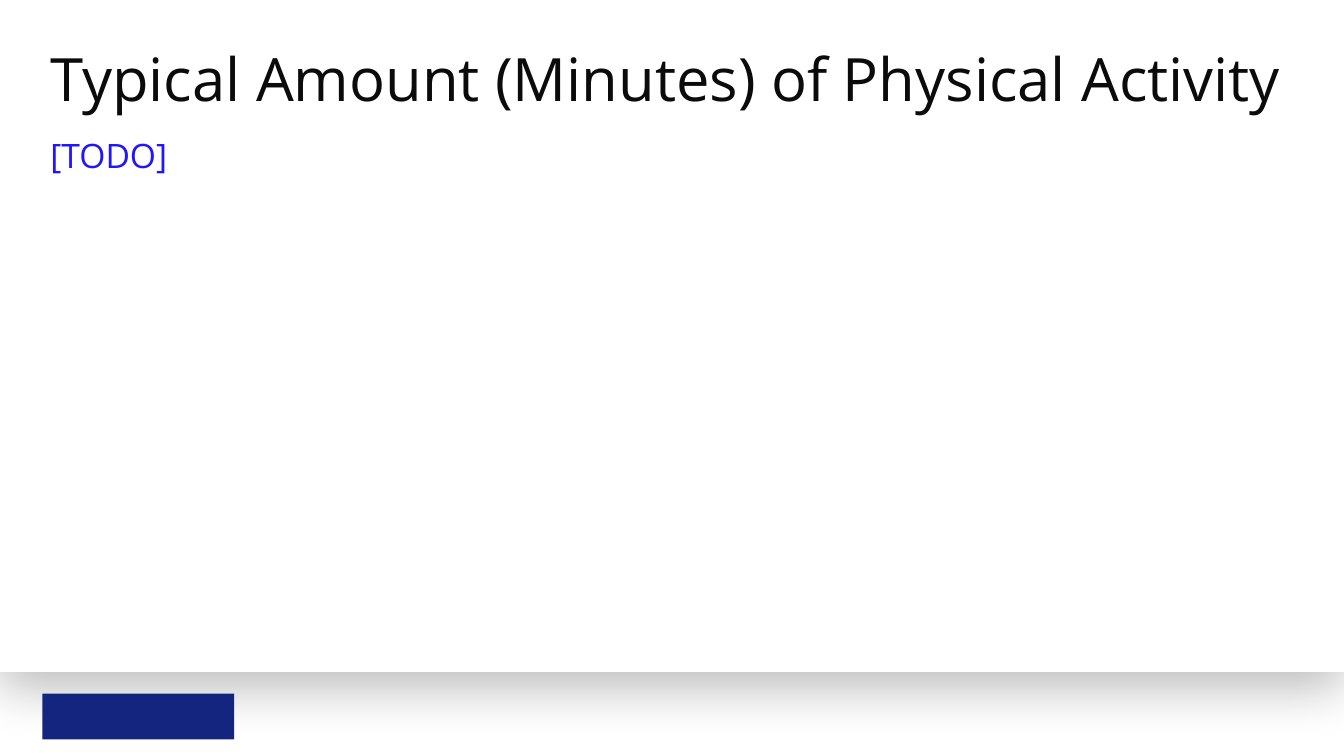
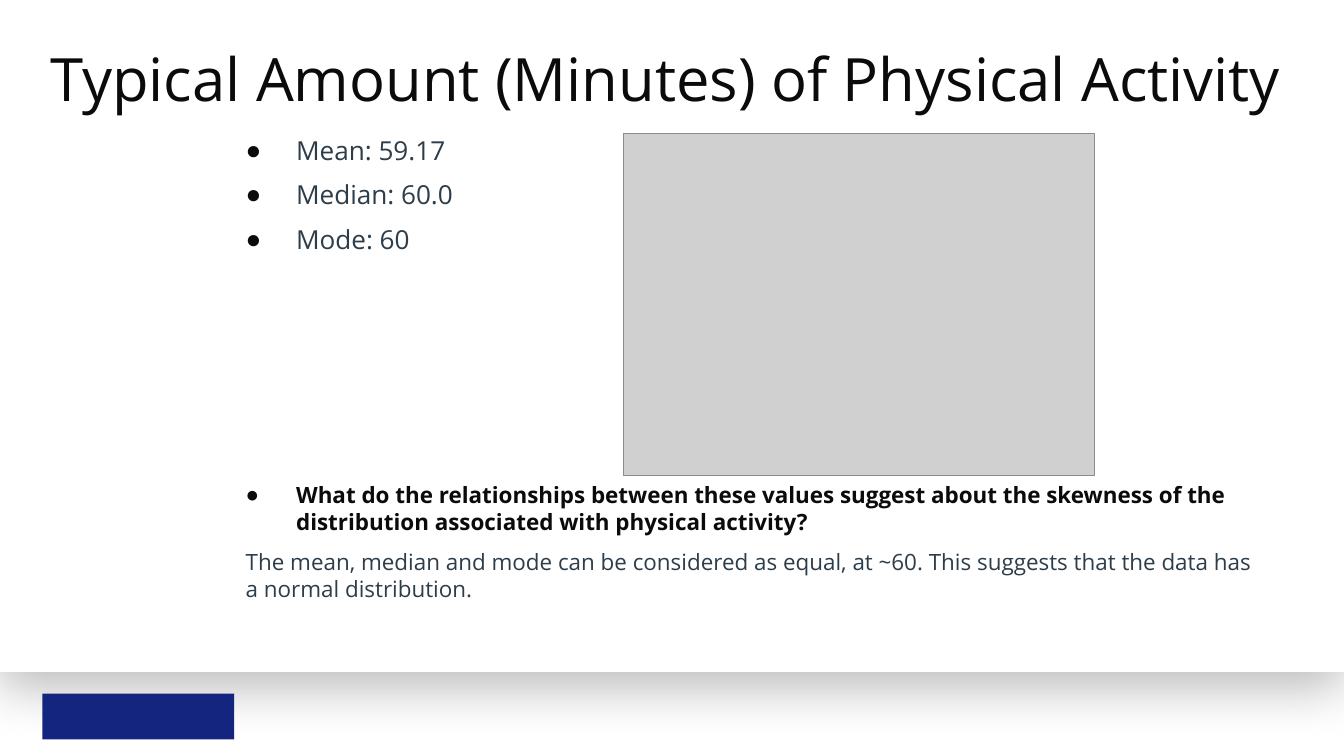
Before and after one commit to kinant/ud-stats-nd, a slide deck: slide 5 of PR01 - Describe Health and Sleep Quality Data/analyze-sleep-health-and-lifestyle.pptx (slide 4 before the commit). Drawn at 1344x756 pixels with LibreOffice and Linux fonts; fonts in the diff are those of the drawing; grey boxes stand for pictures; background and template pictures are left out. Boxes give left, top, right and bottom in pixels: in the first picture for what was removed or moved away, otherwise in the second. Text is boxed around its words. In the diff, an @@ line names an element or a change of style, - is before the commit and + after.

```diff
--- a/PR01 - Describe Health and Sleep Quality Data/analyze-sleep-health-and-lifestyle.pptx
+++ b/PR01 - Describe Health and Sleep Quality Data/analyze-sleep-health-and-lifestyle.pptx
@@ text at (x1=246, y1=141, x2=1251, y2=598): text changed; size 36 to 24 pt; text colour #2015FF to #2D3D4A @@
-[TODO]
+● Mean: 59.17
+● Median: 60.0
+● Mode: 60
+● What do the relationships between these values suggest about the skewness of the distribution associated with physical activity?
+The mean, median and mode can be considered as equal, at ~60. This suggests that the data has a normal distribution.
@@ picture added at (x1=624, y1=134, x2=1095, y2=475) @@
```
Also in this commit, not shown: 3 other slides changed, 2 slides added, 1 slide removed, 3 other files.
